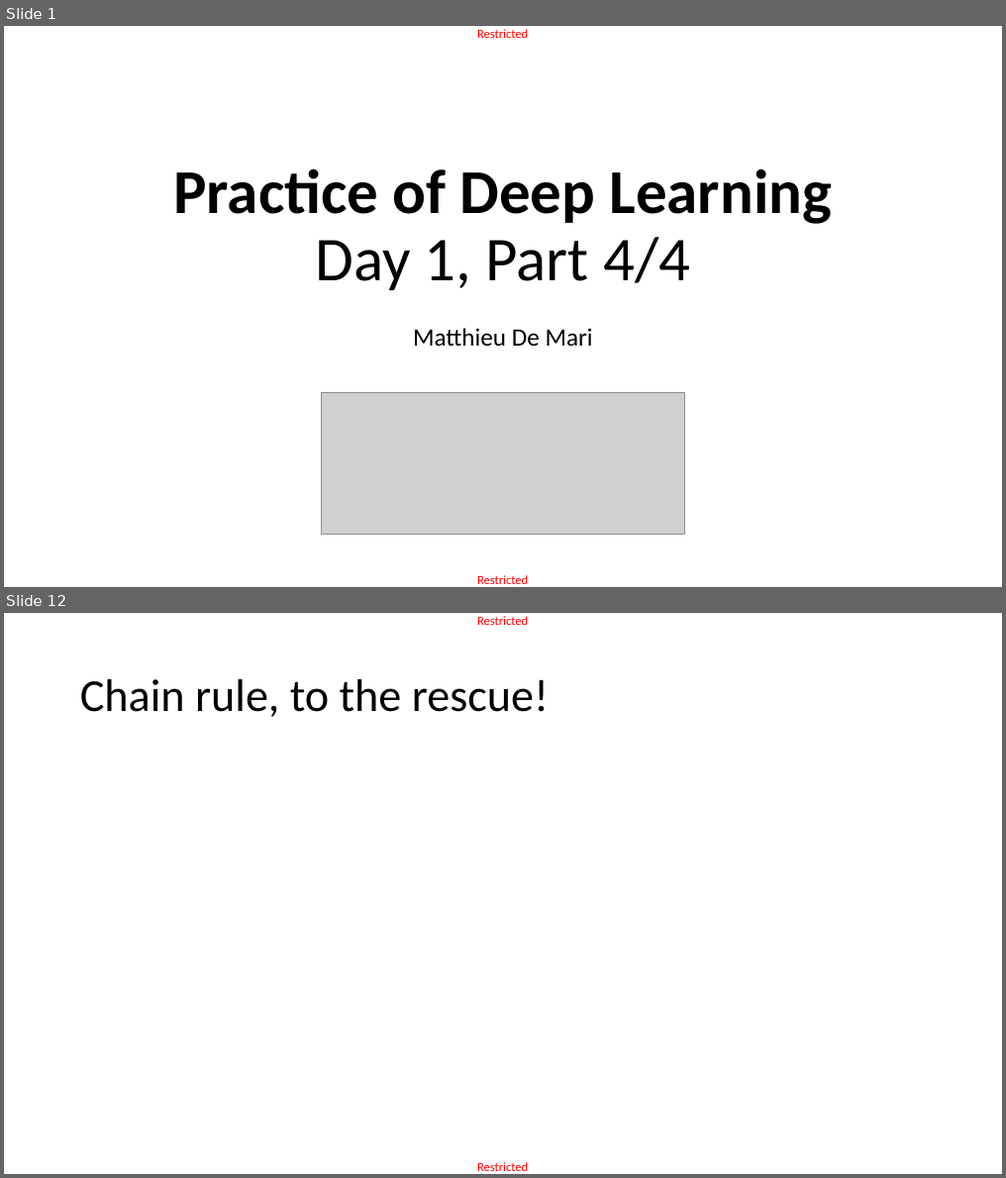
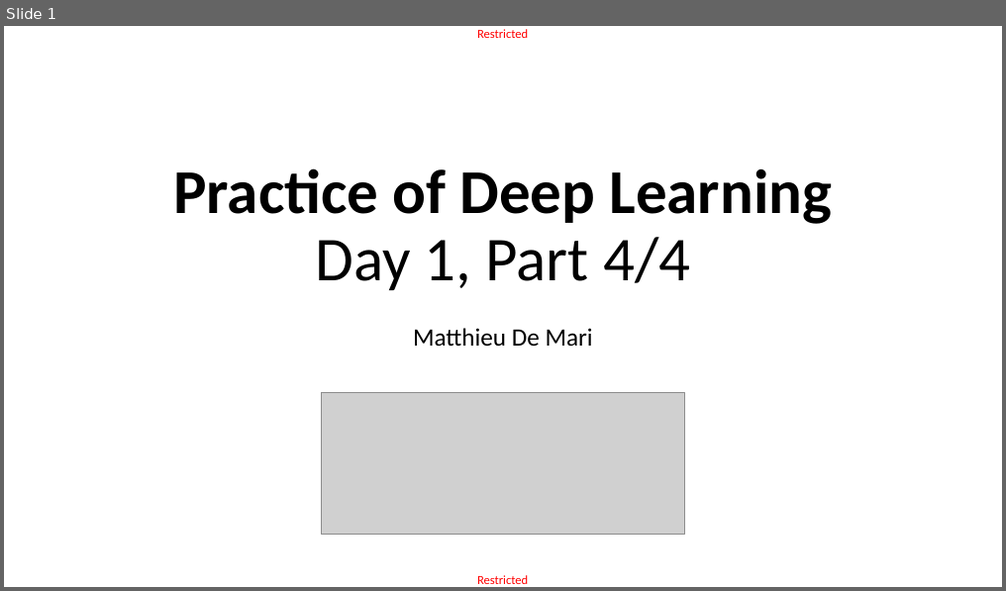
Before and after one commit to matthieudemari/SUTD_ACAD_DL-CV, a slide deck: Day 3 Part 4/D1P4.pptx. Shown one above the other, each under a label of ours: slides 1 and 12 before the commit, slide 1 after it; the slides between them are not shown. The pictures are 1006x1178 and 1006x591 pixels, drawn with LibreOffice and Linux fonts; fonts in the diff are those of the drawing; grey boxes stand for pictures. Boxes give left, top, right and bottom in pixels: in the first picture for what was removed or moved away, otherwise in the second. Text is boxed around its words. In the diff, an @@ line names an element or a change of style, - is before the commit and + after.

```diff
--- a/Day 3 Part 4/D1P4.pptx
+++ b/Day 3 Part 4/D1P4.pptx
@@ slide 12 removed at box(4, 613, 1002, 1174), background #FFFFFF; not listed: 2 template elements that a slide beside it also shows @@
@@ title removed at box(80, 679, 548, 717) @@
-Chain rule, to the rescue!
```
Also in this commit, not shown: 1 slide added, 27 other slides removed, 19 other files.
